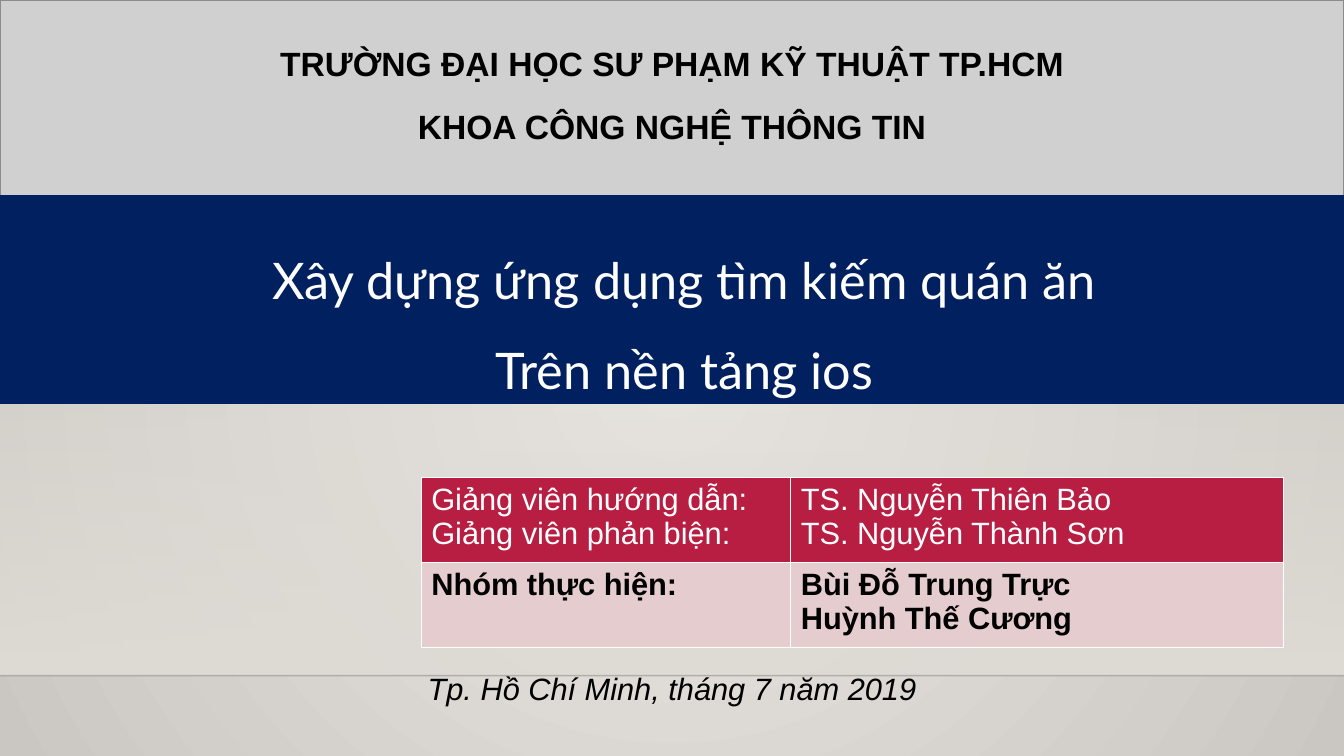
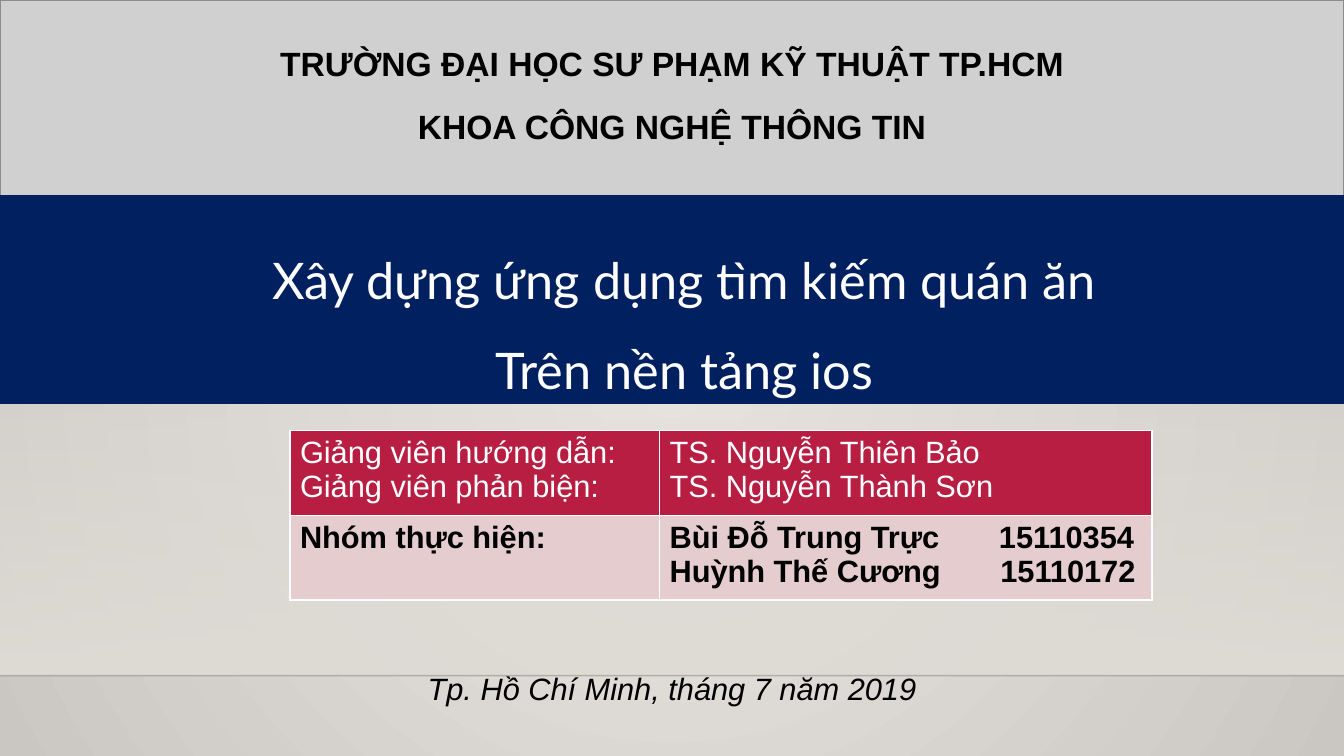
Before and after one commit to thecuong/timquanan, a slide deck: slide 1 of SlideThuyetTrinh.pptx. Drawn at 1344x756 pixels with LibreOffice and Linux fonts; fonts in the diff are those of the drawing; grey boxes stand for pictures; background and template pictures are left out. Boxes give left, top, right and bottom in pixels: in the first picture for what was removed or moved away, otherwise in the second. Text is boxed around its words. In the diff, an @@ line names an element or a change of style, - is before the commit and + after.

```diff
--- a/SlideThuyetTrinh.pptx
+++ b/SlideThuyetTrinh.pptx
@@ table at [290, 431, 1153, 600] @@
-row 2, column 2: Bùi Đỗ Trung Trực / Huỳnh Thế Cương
+row 2, column 2: Bùi Đỗ Trung Trực 15110354 / Huỳnh Thế Cương 15110172
@@ table: place and size @@
-table at [421, 478, 1285, 647]
+table at [290, 431, 1153, 600]
```
Also in this commit, not shown: 11 other slides changed, 1 slide added, 14 other files.
